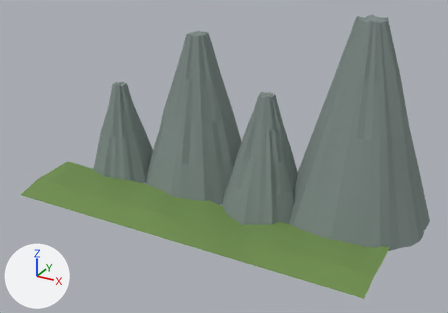
An edit to the FBX model Assets/Integrante4/Art/China/china_bg_far.fbx, drawn before and after from the same camera.
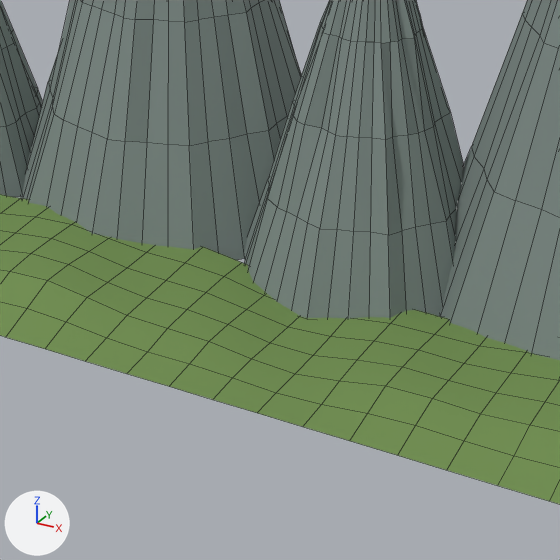
Each version is shown whole from a 50 mm camera at (45.9, -66.0, 48.6) aimed at (2.2, 13.4, 8.9), then close up on the part from 31% to 74% of the width and 37% to 98% of the height. Every picture has the same lights, and +X, +Y and +Z are marked at lower left. The last two pictures show the newer version. The close-ups show mesh edges as thin lines. Where no turn or scale is listed for an object, it has been applied to the vertices.

The older version as bpy lines, for what is in view:
```python
me_china_bg_far = bpy.data.meshes.new('china_bg_far')
me_china_bg_far.from_pydata(...)  # 1143 vertices, 1104 faces; spans x -30.0..33.1, y 0.0..32.8, z -0.2..31.5
# faces by material slot: [960, 144]
me_china_bg_far.materials.append(mat_china_bg_rock)  # grey #7e8b87
me_china_bg_far.materials.append(mat_china_bg_grass)  # green #6e8d4d
ob_china_bg_far = bpy.data.objects.new('china_bg_far', me_china_bg_far)
ob_china_bg_far.location = (0.0, 0.0, 0.0)
```
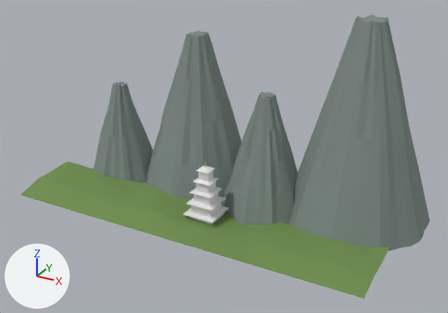
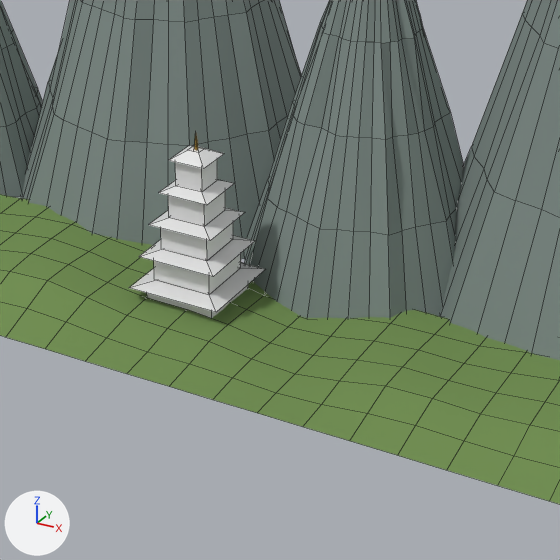
Patch to the scene script:
```diff
--- a/Assets/Integrante4/Art/China/china_bg_far.fbx.py
+++ b/Assets/Integrante4/Art/China/china_bg_far.fbx.py
@@ mat_china_bg_trim @@
+mat_china_bg_trim = principled_material('china_bg_trim')
+mat_china_bg_trim.base_color = (0.8, 0.8, 0.8)  # white #e7e7e7
+mat_china_bg_trim.roughness = 0.4
@@ mat_china_bg_gold @@
+mat_china_bg_gold = principled_material('china_bg_gold')
+mat_china_bg_gold.base_color = (0.701, 0.394, 0.0231)  # yellow #daa82a
+mat_china_bg_gold.roughness = 0.85
@@ mat_china_bg_stone @@
+mat_china_bg_stone = principled_material('china_bg_stone')
+mat_china_bg_stone.base_color = (0.8, 0.8, 0.8)  # white #e7e7e7
+mat_china_bg_stone.roughness = 0.9
@@ me_china_bg_far @@
 # used by ob_china_bg_far; location = (0.0, 0.0, 0.0)
-me_china_bg_far.from_pydata(...)  # 1143 vertices, 1104 faces; spans x -30.0..33.1, y 0.0..32.8, z -0.2..31.5
+me_china_bg_far.from_pydata(...)  # 1230 vertices, 1171 faces; spans x -30.0..33.1, y 0.0..32.8, z -0.2..31.5
+# me_china_bg_far part 1: a new loose piece, a box spanning x 0.0..4.0, y 6.0..10.0, z 0.0..1.5, in mat_china_bg_stone (white #e7e7e7)
+# me_china_bg_far part 2: a new loose piece, a box spanning x 0.3..3.7, y 6.3..9.7, z 1.8..3.3, in mat_china_bg_stone (white #e7e7e7)
+# me_china_bg_far part 3: a new loose piece, a box spanning x 0.6..3.4, y 6.6..9.4, z 3.6..5.1, in mat_china_bg_stone (white #e7e7e7)
+# me_china_bg_far part 4: a new loose piece, a box spanning x 0.9..3.1, y 6.9..9.1, z 5.4..6.9, in mat_china_bg_stone (white #e7e7e7)
+# me_china_bg_far part 5: a new loose piece, a box spanning x 1.2..2.8, y 7.2..8.8, z 7.2..8.7, in mat_china_bg_stone (white #e7e7e7)
+# me_china_bg_far part 6
+# 40 vertices are added at x -0.7..4.7, y 5.3..10.7, z 1.5..9.1
+# 30 new faces join them, mat_china_bg_trim (white #e7e7e7)
+# other edits to the shape of me_china_bg_far do not show in these pictures
 me_china_bg_far.materials.append(mat_china_bg_rock)
 me_china_bg_far.materials.append(mat_china_bg_grass)
+me_china_bg_far.materials.append(mat_china_bg_stone)  # white #e7e7e7
+me_china_bg_far.materials.append(mat_china_bg_trim)  # white #e7e7e7
+me_china_bg_far.materials.append(mat_china_bg_gold)  # yellow #daa82a
```

Changed parts and their boxes (x1, y1, x2, y2) in the close-ups (560 x 560 px):
part 1 of me_china_bg_far, added
    after: (147, 285, 248, 318)
part 2 of me_china_bg_far, added
    after: (154, 254, 241, 294)
part 3 of me_china_bg_far, added
    after: (161, 223, 233, 260)
part 4 of me_china_bg_far, added
    after: (168, 191, 225, 226)
part 5 of me_china_bg_far, added
    after: (175, 159, 217, 192)
part 6 of me_china_bg_far, added
    after: (129, 145, 265, 312)
